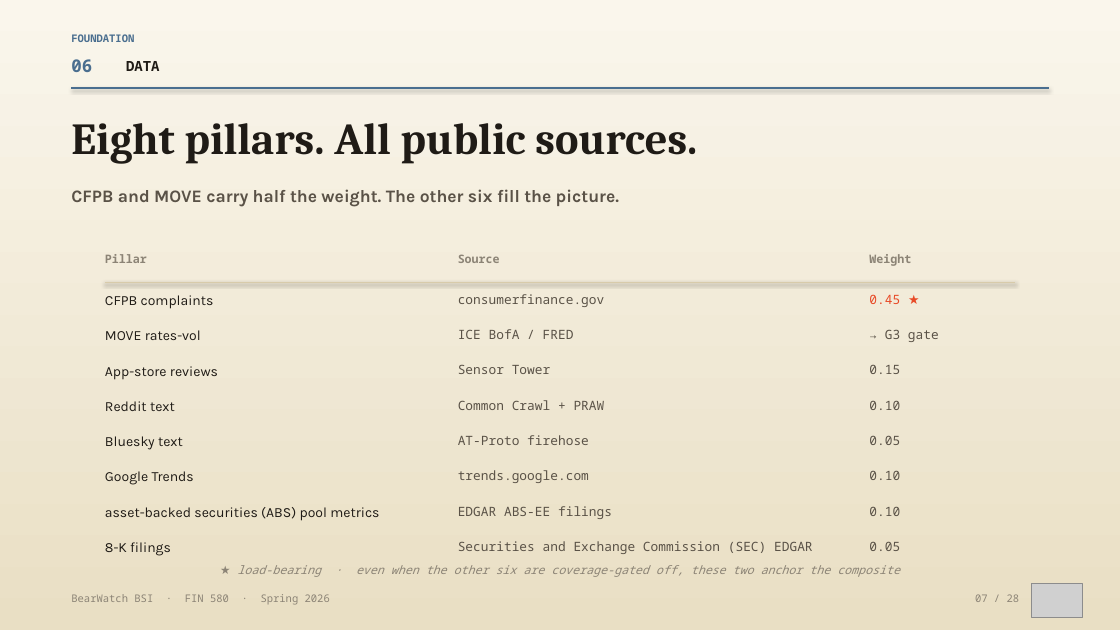
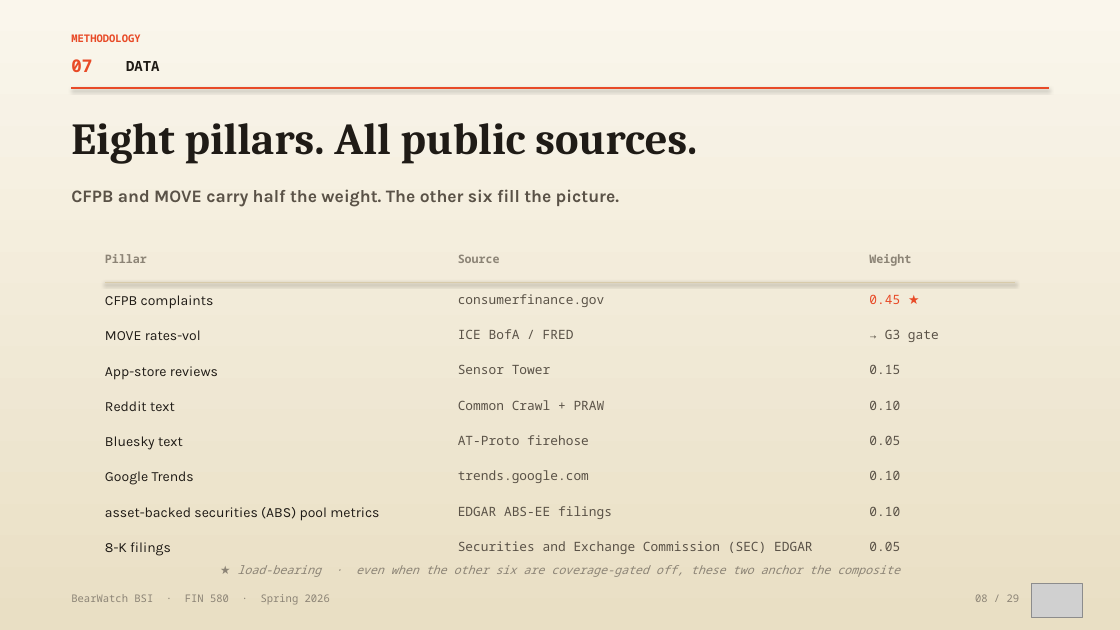
Before and after one commit to vermasidd1502/bnpl-trap, a slide deck: slide 8 of presentation/BearWatch_Research_Deck_FINAL.pptx (slide 7 before the commit). Drawn at 1120x630 pixels with LibreOffice and Linux fonts; fonts in the diff are those of the drawing; grey boxes stand for pictures. Boxes give left, top, right and bottom in pixels: in the first picture for what was removed or moved away, otherwise in the second. Text is boxed around its words. In the diff, an @@ line names an element or a change of style, - is before the commit and + after.

```diff
--- a/presentation/BearWatch_Research_Deck_FINAL.pptx
+++ b/presentation/BearWatch_Research_Deck_FINAL.pptx
@@ text at box(71, 34, 140, 42): text changed; text colour #4A6E8F to #E84A27 @@
-FOUNDATION
+METHODOLOGY
@@ text at box(71, 59, 92, 72): text changed; text colour #4A6E8F to #E84A27 @@
-06
+07
@@ line (71, 88) - (1049, 88): stroke #4A6E8F 1.4 pt to #E84A27 1.4 pt @@
@@ text at box(975, 594, 1020, 602): text changed @@
-07 / 28
+08 / 29
```
Also in this commit, not shown: 25 other slides changed, 1 slide added, 1 other file.
